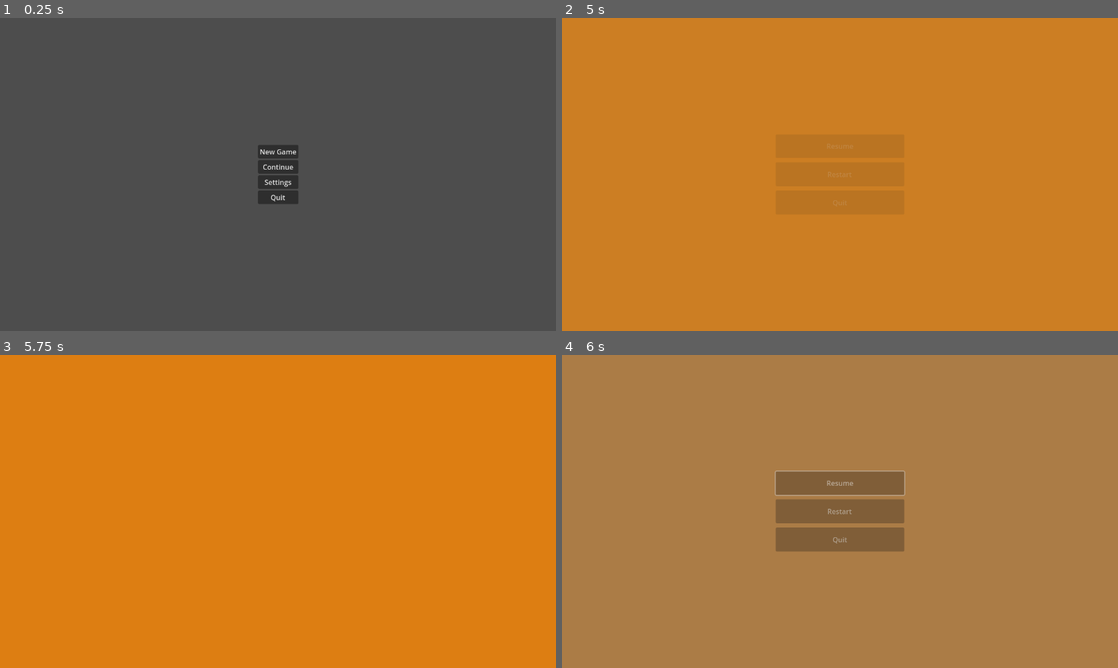
Above: before the commit, frames 1-4 (two rows, left to right).
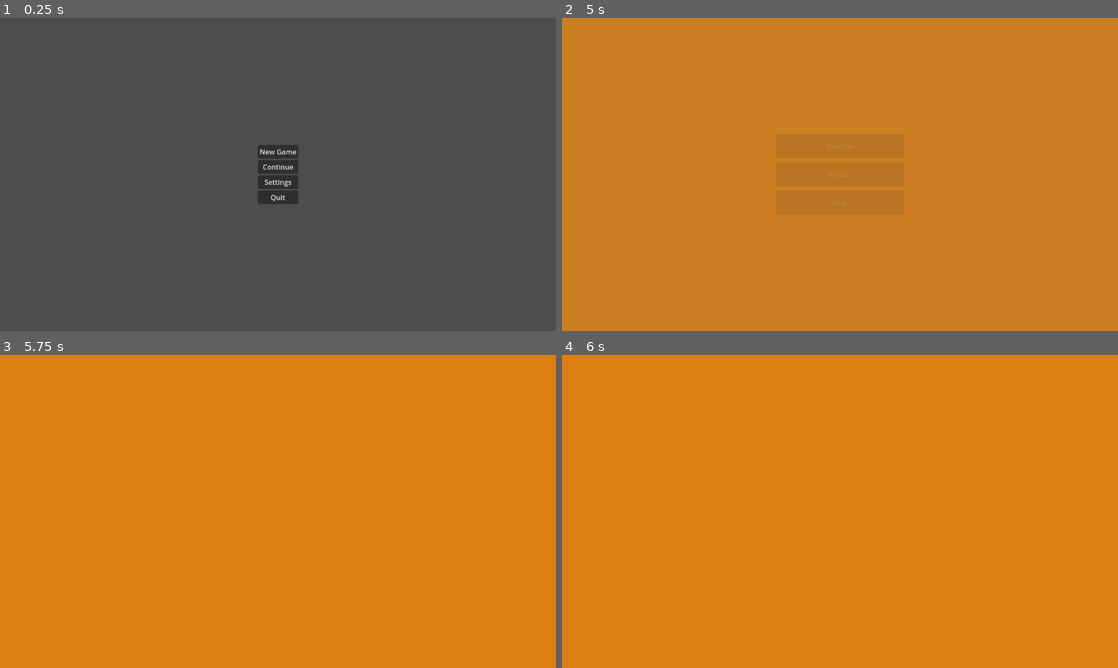
Above: after the commit, the same moments.

Repository: Willi-bot/GameProject
Game: Godot game, scene res://scenes/main_menu/main_menu.tscn
Two runs of this game, one before a commit and one after it. Both use one fixed random seed, a clock stepped at 60 frames per second and the inputs below.
Inputs (mouse positions are in pixels of both pictures, inside the frame that each line leads up to):
- Up to frame 1 (0.25 s): no input
- Up to frame 2 (5 s): click "New Game" at 0.5 s; tap Enter at 1.25, 2.75, 4.25 s; move the mouse to (962, 158) at 1.27 s; tap Space at 2, 3.5 s; move the mouse to (728, 190) at 2.02 s; move the mouse to (895, 105) at 2.77 s; move the mouse to (812, 237) at 3.52 s; move the mouse to (1006, 221) at 4.27 s; tap Escape (Escape) at 4.9 s
- Up to frame 3 (5.75 s): click "Resume" at 5 s
- Up to frame 4 (6 s): tap Space at 5.75 s; move the mouse to (673, 464) at 5.77 s

Frames 1-3 are identical in both runs. In frame 4, 100% of the frame differs, in the area x 0-100%, y 0-100%.

Commit message:
fix pause menu buttons

Diff:
--- a/gameproject/scenes/pause_menu/pause_menu.gd
+++ b/gameproject/scenes/pause_menu/pause_menu.gd
@@ -1,14 +1,28 @@
 extends Control
+
+@onready var resumeBtn : Button = $PanelContainer/VBoxContainer/Resume
+@onready var restartBtn : Button = $PanelContainer/VBoxContainer/Restart
+@onready var quitBtn : Button = $PanelContainer/VBoxContainer/Quit
+
 
 func _ready():
 	$AnimationPlayer.play("RESET")
 
+func changeBtnStates(disabled):
+	resumeBtn.disabled = disabled
+	restartBtn.disabled = disabled
+	quitBtn.disabled = disabled
+
 func resume():
 	get_tree().paused = false
+	changeBtnStates(true)
+
 	$AnimationPlayer.play_backwards("blur")
 
 func pause():
 	get_tree().paused = true
+	changeBtnStates(false)
+
 	$AnimationPlayer.play("blur")
 
 func testEsc():
